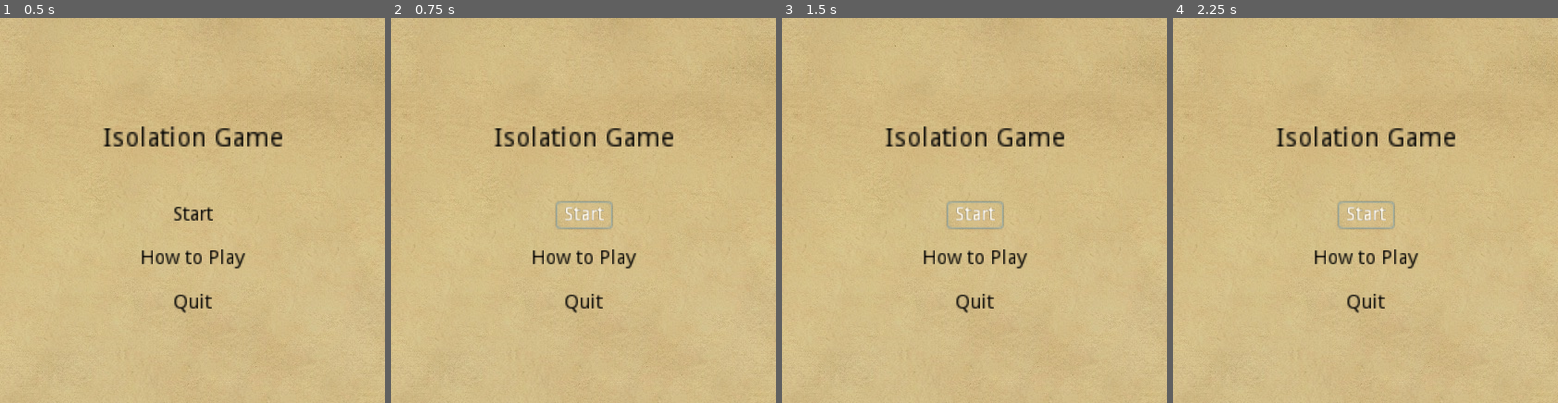
Above: before the commit, frames 1-4 (left to right).
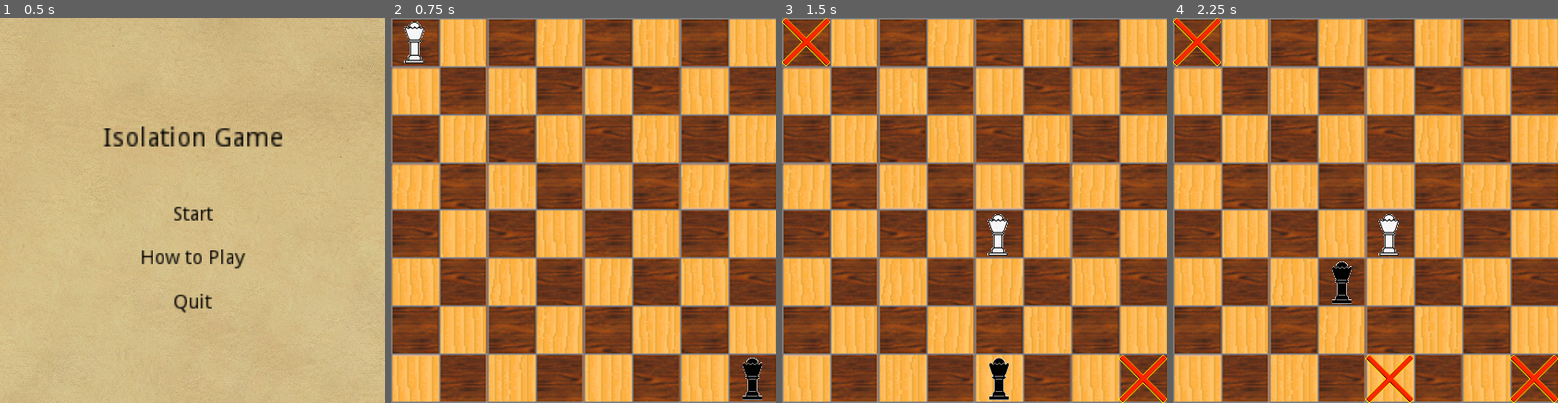
Above: after the commit, the same moments.

Repository: jmsato/IsolationGame
Game: Godot game, scene res://Scenes/Root.tscn
The game is run twice, just before and just after one commit, with the same random seed, the same clock (stepped at 60 frames per second) and the same inputs.
Inputs (mouse positions are in pixels of both pictures, inside the frame that each line leads up to):
- Up to frame 1 (0.5 s): no input
- Up to frame 2 (0.75 s): click "Start" at 0.5 s
- Up to frame 3 (1.5 s): click (974, 214) at 1.25 s, where only the run before the commit has a clickable "Start"
- Up to frame 4 (2.25 s): click (1365, 214) at 2 s, where only the run before the commit has a clickable "Start"

Frame 1 is identical in both runs. In frame 2, 100% of the frame differs, in the area x 0-100%, y 0-100%; in frame 3, 100%; in frame 4, 100%.

Commit message:
AI runs with 1 iteration

Diff:
--- a/Scenes/Board/Board.tscn
+++ b/Scenes/Board/Board.tscn
@@ -5,7 +5,10 @@
 [ext_resource path="res://Scripts/AI.gd" type="Script" id=3]
 [ext_resource path="res://Scripts/IsolationState.gd" type="Script" id=4]
 
-[node name="Game" type="Node2D"]
+[node name="Game" type="Control"]
+__meta__ = {
+"_edit_use_anchors_": false
+}
 
 [node name="Board" type="Sprite" parent="."]
 texture = ExtResource( 1 )
--- a/Scenes/Root.tscn
+++ b/Scenes/Root.tscn
@@ -1,8 +1,7 @@
-[gd_scene load_steps=4 format=2]
+[gd_scene load_steps=3 format=2]
 
 [ext_resource path="res://Scenes/Menus/MainMenu.tscn" type="PackedScene" id=1]
 [ext_resource path="res://Scenes/Menus/HowToPlayMenu.tscn" type="PackedScene" id=2]
-[ext_resource path="res://Scenes/Board/Board.tscn" type="PackedScene" id=3]
 
 [node name="Root" type="Control"]
 __meta__ = {
@@ -17,6 +16,3 @@
 
 [node name="HowToPlay" parent="Menus" instance=ExtResource( 2 )]
 visible = false
-
-[node name="Game" parent="." instance=ExtResource( 3 )]
-visible = false
--- a/Scripts/AI.gd
+++ b/Scripts/AI.gd
@@ -25,8 +25,28 @@
 		else:
 			untriedMoves = s.getPlayerActions()
 
+	func sortStates(sortArray):
+		var arraySize = sortArray.size() - 1
+		for item1 in range(arraySize):
+			for item2 in range(sortArray, item1, -1):
+				if sortArray[item2].visits < sortArray[item2 - 1].visits:
+					var tempStore = sortArray[item2 - 1]
+					sortArray[item2 - 1] = sortArray[item2]
+					sortArray[item2] = tempStore
+		return sortArray
+#	func clone():
+#		var st = load("res://Scripts/AI.gd").MCTS_Node.new() #init()
+#		st.gameState = self.gameState
+#		st.move = self.move
+#		st.parentNode = self.parentNode
+#		st.childNodes = self.childNodes.duplicate()
+#		st.value = self.value
+#		st.visits = self.visits
+#		st.untriedMoves = self.untriedMoves
+#		st.playerJustMoved = self.playerJustMoved
+#		return st
+
 var isoState: IsolationState.State
-var numIterations = 1000
 var root: MCTS_Node
 const epsilon = .000001
 
@@ -34,6 +54,32 @@
 	isoState = state
 	#isoState = get_node("/root/Root/AI").currentState
 	root = MCTS_Node.new(isoState, null)
+
+func clone():
+#	var st = AI.MCTS_Node.new(self.isoState, null)
+#	st.isoState = self.isoState
+#	st.root = self.root
+#	return st
+#	var st = MCTS_Node.new(isoState, null) #init()
+#	st.gameState = self.root.gameState
+#	st.move = self.root.move
+#	st.parentNode = self.root.parentNode
+#	st.childNodes = self.root.childNodes.duplicate()
+#	st.value = self.root.value
+#	st.visits = self.root.visits
+#	st.untriedMoves = self.root.untriedMoves
+#	st.playerJustMoved = self.root.playerJustMoved
+#	return st
+	pass
+
+func sortStates(sortArray):
+	var arraySize = sortArray.size() - 1
+	for item1 in range(arraySize):
+		for item2 in range(sortArray, item1, -1):
+			if sortArray[item2].visits < sortArray[item2 - 1].visits:
+				var tempStore = sortArray[item2 - 1]
+				sortArray[item2 - 1] = sortArray[item2]
+				sortArray[item2] = tempStore
 
 func newNode(move = null, parent = null, state = null):
 	self.root.move = move
@@ -61,10 +107,10 @@
 		return true
 	return false
 
-static func visits(a, b):
-	if a.visits < b.visits:
-		return true
-	return false
+#static func visits(a, b):
+#	if a.visits < b.visits:
+#		return true
+#	return false
 
 #m: Move
 #s: State (IsolationState)
@@ -72,6 +118,7 @@
 	var n = newNode(m, self, s)
 	self.root.untriedMoves.remove(self.root.untriedMoves.find(m))
 	self.root.childNodes.push_back(n)
+	return self.root
 
 #result: value of the state
 func updateValue(result):
@@ -81,19 +128,22 @@
 func mcTreeSearch(rootState, itermax, _verbose = false):
 	var rootNode = newNode(null, null, rootState) #rootState.lastPlayerMove
 	var tempNode
-	for _i in range(1, itermax):
-		tempNode = rootNode
+	for _i in range(0, itermax):
+		print("In for loop")
+		tempNode = rootNode #rootNode.clone()
 		var tempState = rootState.clone()
 
 		#Select
+		print("In select step")
 		while tempNode.root.untriedMoves == [] and tempNode.root.childreNodes != []:
 			tempNode = tempNode.selectChild()
 			if tempNode.root.playerJustMoved == "player":
-				tempState.doMove("ai", tempNode.root.move)
+				tempState.doMove("ai", tempNode.move)
 			else:
-				tempState.doMove("player", tempNode.root.move)
+				tempState.doMove("player", tempNode.move)
 
 		#Expand
+		print("In expand step")
 		if tempNode.root.untriedMoves != []:
 			var m = tempNode.root.untriedMoves[randi() % tempNode.root.untriedMoves.size()]
 			if tempNode.root.playerJustMoved == "player":
@@ -103,30 +153,32 @@
 			tempNode = tempNode.addChild(m, tempState)
 
 		#Rollout
-		while !tempState.isUtility():
-			var actions = []
-			match tempState.playerJustMoved:
-				"ai":
-					actions = tempState.getPlayerActions()
-					tempState.doMove("player", actions[randi() % actions.size()])
-				"player":
-					actions = tempState.getAgentActions()
-					tempState.doMove("ai", actions[randi() % actions.size()])
+		print("In rollout step")
+#		while !tempState.isUtility():
+#			var actions = []
+#			print("going thru rollout")
+		match tempState.playerJustMoved:
+			"ai":
+				var actions = tempState.getPlayerActions()
+				tempState.doMove("player", actions[randi() % actions.size()])
+			"player":
+				var actions = tempState.getAgentActions()
+				tempState.doMove("ai", actions[randi() % actions.size()])
 			#tempState.doMove(actions[randi() % actions.size()])
 
 		#Backpropogate
-		while tempNode != null:
+		print("In backpropogate step")
+		while tempNode.parentNode != null:
 			tempNode.updateValue(tempState.getValue())
 			tempNode = tempNode.parentNode
-	return tempNode.childNodes.sort()[-1].move
+	print("returning something")
+	tempNode.childNodes = tempNode.sortStates(tempNode.childNodes)
+#	print(tempNode.sortStates(tempNode.childNodes))
+#	print(tempNode.childNodes.sort_custom(AI.MCTS_Node, "visits"))
+	return tempNode.childNodes[0].root.move#.sort()[tempNode.childNodes.size() - 1].move
 	#return tempNode.childNodes.sort_custom(StateNode, "visits")[-1].move
 
 func _ready():
 	# Called when the node is added to the scene for the first time.
 	# Initialization here
 	pass
-
-#func _process(delta):
-#	# Called every frame. Delta is time since last frame.
-#	# Update game logic here.
-#	pass
--- a/Scripts/Board.gd
+++ b/Scripts/Board.gd
@@ -33,10 +33,14 @@
 	#state.resize(64) #Initializes the array of the board
 	generate_tiles() #Generates the tiles of the board
 	generate_players() #Generates the queen players
-	Player = get_node("/root/Root/Game/Board/QueenW")
-	Agent = get_node("/root/Root/Game/Board/QueenB")
-	currentStateNode = get_node("/root/Root/Game/CurrentState")
-	ai = get_node("/root/Root/Game/AI")
+	Player = get_node("/root/Game/Board/QueenW")
+	Agent = get_node("/root/Game/Board/QueenB")
+	currentStateNode = get_node("/root/Game/CurrentState")
+	ai = get_node("/root/Game/AI")
+#	Player = get_node("/root/Root/Game/Board/QueenW")
+#	Agent = get_node("/root/Root/Game/Board/QueenB")
+#	currentStateNode = get_node("/root/Root/Game/CurrentState")
+#	ai = get_node("/root/Root/Game/AI")
 	#aiNode = get_node("/root/Root/Board/Board/AI")
 	#aiStateNode = get_node("/root/Root/AI")
 #	state[0] = 1 #Add the player to the beginning of the state
@@ -55,25 +59,48 @@
 	#var current_player = 0
 	var player_types = [player1type, player2type]
 	#Game loop
-	if player_types[currentPlayer] == player1type:
-		get_tree().get_root().set_disable_input(false) #player can move during their turn
-		if Input.is_action_just_pressed("ui_move"):
-			print("Button pressed")
-			var availableActions = currentState.getPlayerActions()
-			#var availableActions = getPlayerActions()
-			var eventTileX = int(get_viewport().get_mouse_position().x / dimension)
-			var eventTileY = int(get_viewport().get_mouse_position().y / dimension)
-			if(availableActions.find(int(eventTileY * BOARD_DIMENSIONS.y + eventTileX)) >= 0):
-				print("player will move")
-				validPlayerMove = true
-			currentPlayer = (currentPlayer + 1)
-			print(currentPlayer)
+	if currentState.isUtility():
+		print("End game")
+		get_tree().change_scene("res://Scenes/Menus/MainMenu.tscn")
 	else:
-		#mcts() # currently moves to a random spot
-		get_tree().get_root().set_disable_input(true) #player cannot move while it is the ai's turn
-		print("ai turn")
-		currentPlayer = 0 #(current_player + 1) % 2
-	pass
+#		print("Current State: " + String(currentState.state))
+		if player_types[currentPlayer] == player1type:
+			get_tree().get_root().set_disable_input(false) #player can move during their turn
+			if Input.is_action_just_pressed("ui_move"):
+				print("Button pressed")
+				var availableActions = currentState.getPlayerActions()
+				print("Player actions: " + String(availableActions))
+				#var availableActions = getPlayerActions()
+				var eventTileX = int(get_viewport().get_mouse_position().x / dimension)
+				var eventTileY = int(get_viewport().get_mouse_position().y / dimension)
+				var playerTileIndex = int(eventTileY * BOARD_DIMENSIONS.y + eventTileX)
+				var playerTile = tiles[currentState.playerIndex]
+				var xCoord = eventTileX * dimension
+				var yCoord = eventTileY * dimension
+				if(availableActions.find(playerTileIndex) >= 0):
+					print("player will move")
+					validPlayerMove = true
+					currentState.doMove("player", playerTileIndex)
+					playerTile.remove_piece()
+					Player.move(Vector2(xCoord, yCoord))
+				currentPlayer = (currentPlayer + 1)
+				print(currentPlayer)
+		else:
+			get_tree().get_root().set_disable_input(true) #player cannot move while it is the ai's turn
+			print("calculating ai move")
+			var move = ai.mcTreeSearch(currentState, 1, false)
+			var moves = currentState.getAgentActions()
+			print("AI actions: " + String(moves))
+#			var move = moves[randi() % moves.size()]
+			var agentTile = tiles[currentState.agentIndex]
+			var xCoord = int(move % int(BOARD_DIMENSIONS.x)) * dimension
+			var yCoord = int(move / BOARD_DIMENSIONS.y) * dimension
+			currentState.doMove("agent", move)
+			print("ai turn: " + String(move) + " xCoord: " + String(xCoord) + " yCoord: " + String(yCoord))
+			agentTile.remove_piece()
+			Agent.move(Vector2(xCoord, yCoord))
+			currentPlayer = 0 #(current_player + 1) % 2
+#	pass
 
 func generate_tiles():
 	for y in range(BOARD_DIMENSIONS.y):
@@ -82,8 +109,6 @@
 			add_child(new_tile)
 			new_tile.set_tile_position(Vector2(x, y) * dimension)
 			tiles.append(new_tile)
-			#state[BOARD_DIMENSIONS.x * y + x] = 0
-
 
 func generate_players():
 	var white = load("res://Scenes/Queens/QueenW.tscn").instance()
@@ -91,130 +116,3 @@
 	var black = load("res://Scenes/Queens/QueenB.tscn").instance()
 	black.move(Vector2(7,7) * dimension)
 	add_child(black)
-#	var ai = load("res://Scenes/AI.tscn").instance()
-#	add_child(ai)
-
-func play_game():
-	#var gameState = aiNode._init()
-	#var gameStateNode = aiStateNode.newNode(null, null, gameState)
-	#var gameStateNode = aiStateNode._ready(null, null, gameState)
-	var move
-#	while !gameState.isUtility():
-#		if gameState.playerJustMoved == 2:
-#			move = gameStateNode.mcTreeSearch(gameState, 100, false)
-#			gameState.doMove("agent", move)
-#			print(move)
-#		else:
-#			move = 1
-#			gameState.doMove("player", move)
-	while !currentState.isUtility():
-		if currentState.playerJustMoved == "player":
-			move = ai.mcTreeSearch(currentState, 100, false)
-			currentState.doMove("agent", move)
-			print(move)
-		else:
-			move = 1
-			currentState.doMove("player", move)
-
-func _input(event):
-	var playerXTile = int(Player.get_position().x / dimension)
-	var playerYTile = int(Player.get_position().y / dimension)
-	var playerIndex = (playerYTile * BOARD_DIMENSIONS.y) + playerXTile
-	var playerTile = tiles[playerIndex]
-	if event is InputEventMouseButton and event.button_index == BUTTON_LEFT and event.pressed and playerTile.piece["piece"] == null and playerTile.piece["exists"] == false and validPlayerMove:
-		print(validPlayerMove)
-		var eventXTile = int(event.position.x / dimension)
-		var eventYTile = int(event.position.y / dimension)
-#		state[playerIndex] = 2 #Mark previous tile as taken
-#		state[(eventYTile * BOARD_DIMENSIONS.y) + eventXTile] = 1 #Mark new tile as player
-		var xCoord = eventXTile * dimension
-		var yCoord = eventYTile * dimension
-		#Mark the last tile as used
-		playerTile.remove_piece()
-		Player.move(Vector2(xCoord, yCoord))
-		validPlayerMove = false
-		print(validPlayerMove)
-
-#func mcts():
-#	var xCoord = randi() % BOARD_DIMENSIONS.x
-#	var yCoord = randi() % BOARD_DIMENSIONS.x
-#	Agent.move(Vector2(xCoord, yCoord) * dimension)
-
-#func isValidMove(pos):
-#	return state[pos] == 0 or state[pos] == null
-#
-#func getValue():
-#	var numPlayerMoves = getPlayerActions().size()
-#	var numAgentMoves = getAgentActions().size()
-#
-#	var score = numPlayerMoves - numAgentMoves
-#
-#	if(score > 5):
-#		score = numPlayerMoves - 2 * numAgentMoves
-#	elif(score < -5):
-#		score = 2 * numPlayerMoves - numAgentMoves
-#
-#	return score
-#
-#func getActions(index):
-#	var actions = []
-#	var columnFlag = true
-#	var rowFlag = true
-#	var diagonalNegFlag = true
-#	var diagonalPosFlag = true
-#	for i in range(index+1, BOARD_DIMENSIONS.x*BOARD_DIMENSIONS.y):
-#		if state[i] != 0:
-#			if i % int(BOARD_DIMENSIONS.x) == index % int(BOARD_DIMENSIONS.x):
-#				columnFlag = false
-#			elif int(i / BOARD_DIMENSIONS.x) == int(index / BOARD_DIMENSIONS.x):
-#				rowFlag = false
-#			elif int(i / BOARD_DIMENSIONS.x) - i % int(BOARD_DIMENSIONS.x) == int(index / BOARD_DIMENSIONS.x) - index % int(BOARD_DIMENSIONS.x):
-#				diagonalNegFlag = false
-#			elif i == (index + (BOARD_DIMENSIONS.x - 1) * (int(i / BOARD_DIMENSIONS.x) - int(index / BOARD_DIMENSIONS.x))):
-#				diagonalPosFlag = false
-#			else:
-#				continue
-#		if i % int(BOARD_DIMENSIONS.x) == index % int(BOARD_DIMENSIONS.x) && columnFlag:
-#			actions.append(i)
-#		elif int(i / BOARD_DIMENSIONS.x) == int(index / BOARD_DIMENSIONS.x) && rowFlag:
-#			actions.append(i)
-#		elif int(i / BOARD_DIMENSIONS.x) - i % int(BOARD_DIMENSIONS.x) == int(index / BOARD_DIMENSIONS.x) - index % int(BOARD_DIMENSIONS.x) && diagonalNegFlag:
-#			actions.append(i)
-#		elif i == (index + (BOARD_DIMENSIONS.x - 1) * (int(i / BOARD_DIMENSIONS.x) - int(index / BOARD_DIMENSIONS.x))):
-#			actions.append(i)
-#	columnFlag = true
-#	rowFlag = true
-#	diagonalNegFlag = true
-#	diagonalPosFlag = true
-#	for i in range(1, index - 1):
-#		if state[i] != 0:
-#			if i % int(BOARD_DIMENSIONS.x) == index % int(BOARD_DIMENSIONS.x):
-#				columnFlag = false
-#			elif int(i / BOARD_DIMENSIONS.x) == int(index / BOARD_DIMENSIONS.x):
-#				rowFlag = false
-#			elif int(i / BOARD_DIMENSIONS.x) - i % int(BOARD_DIMENSIONS.x) == int(index / BOARD_DIMENSIONS.x) - index % int(BOARD_DIMENSIONS.x):
-#				diagonalNegFlag = false
-#			elif i == (index + (BOARD_DIMENSIONS.x - 1) * (int(i / BOARD_DIMENSIONS.x) - int(index / BOARD_DIMENSIONS.x))):
-#				diagonalPosFlag = false
-#			else:
-#				continue
-#		if i % int(BOARD_DIMENSIONS.x) == index % int(BOARD_DIMENSIONS.x) && columnFlag:
-#			actions.append(i)
-#		elif int(i / BOARD_DIMENSIONS.x) == int(index / BOARD_DIMENSIONS.x) && rowFlag:
-#			actions.append(i)
-#		elif int(i / BOARD_DIMENSIONS.x) - i % int(BOARD_DIMENSIONS.x) == int(index / BOARD_DIMENSIONS.x) - index % int(BOARD_DIMENSIONS.x) && diagonalNegFlag:
-#			actions.append(i)
-#		elif i == (index + (BOARD_DIMENSIONS.x - 1) * (int(i / BOARD_DIMENSIONS.x) - int(index / BOARD_DIMENSIONS.x))):
-#			actions.append(i)
-#	return actions
-#
-#func getPlayerActions():
-#	return getActions(playerIndex)
-#
-#func getAgentActions():
-#	return getActions(agentIndex)
-#
-#func isUtility():
-#	if getPlayerActions().size() == 0 || getAgentActions().size() == 0:
-#		return true
-#	return false
--- a/Scripts/IsolationState.gd
+++ b/Scripts/IsolationState.gd
@@ -20,7 +20,7 @@
 		self.playerIndex = 0
 		self.agentIndex = 63
 		self.state.resize(64)
-		for i in range(1, 62):
+		for i in range(1, 63):
 			self.state[i] = 0
 		self.state[playerIndex] = 1
 		self.state[agentIndex] = 2
@@ -45,7 +45,6 @@
 	#player: which player is moving
 	#position: position in the array the player is moving to
 	func doMove(player, position):
-		#player = player.toUppercase()
 		match player:
 			"player":
 				lastPlayerMove = playerIndex
@@ -91,7 +90,7 @@
 		rowFlag = true
 		diagonalNegFlag = true
 		diagonalPosFlag = true
-		for i in range(1, index - 1):
+		for i in range(index-1, 0, -1):
 			if state[i] != 0:
 				if i % int(BOARD_DIMENSIONS.x) == index % int(BOARD_DIMENSIONS.x):
 					columnFlag = false
--- a/Scripts/MainMenu.gd
+++ b/Scripts/MainMenu.gd
@@ -10,9 +10,7 @@
 
 #Starts a new game when Start button is pressed
 func _on_Start_pressed():
-	#get_tree().change_scene("res://Scenes/Board/Board.tscn")
-	get_node("/root/Root/Menus/MainMenu").visible = false
-	get_node("/root/Root/Game").visible = true
+	get_tree().change_scene("res://Scenes/Board/Board.tscn")
 
 #Show the instructions on how to play the game
 func _on_Instructions_pressed():
